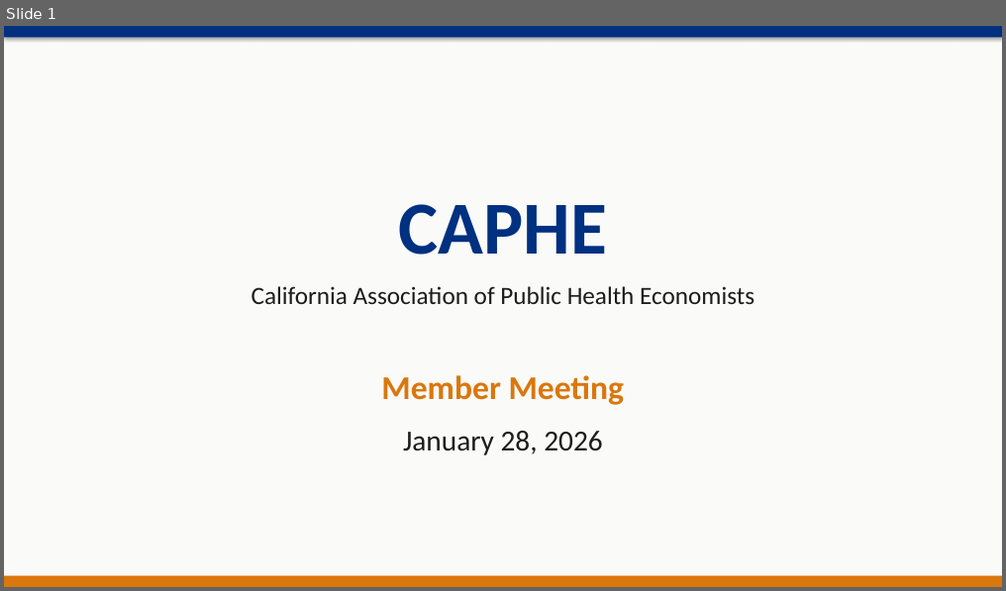
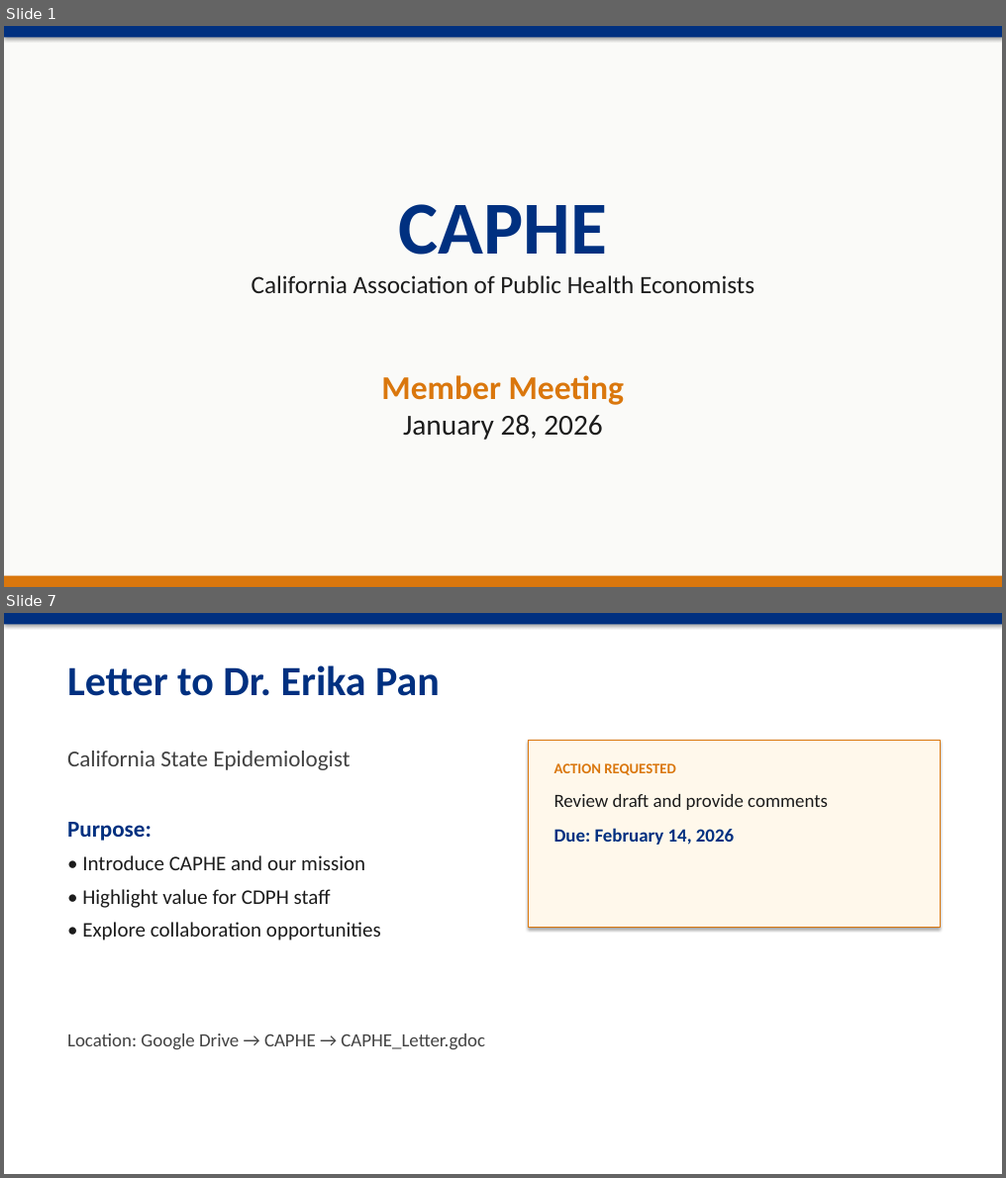
Before and after one commit to dphdame/caphe-website, a slide deck: outputs/presentations/CAPHE_Meeting_2026-01-28.pptx. Shown one above the other, each under a label of ours: slide 1 before the commit, slides 1 and 7 after it; the slides between them are not shown. The pictures are 1006x591 and 1006x1178 pixels, drawn with LibreOffice and Linux fonts; fonts in the diff are those of the drawing. Boxes give left, top, right and bottom in pixels: in the first picture for what was removed or moved away, otherwise in the second. Text is boxed around its words. In the diff, an @@ line names an element or a change of style, - is before the commit and + after.

```diff
--- a/outputs/presentations/CAPHE_Meeting_2026-01-28.pptx
+++ b/outputs/presentations/CAPHE_Meeting_2026-01-28.pptx
@@ slide 7 added at box(4, 613, 1002, 1174), background #FFFFFF @@
@@ rectangle added at box(4, 613, 1002, 624), fill #003080 @@
@@ text added at box(67, 665, 440, 696), 40 pt, text #003080, bold @@
+Letter to Dr. Erika Pan
@@ text added at box(67, 751, 381, 941), 20 pt, text #1C1C1C @@
+California State Epidemiologist
+Purpose:
+• Introduce CAPHE and our mission
+• Highlight value for CDPH staff
+• Explore collaboration opportunities
@@ rectangle added at box(528, 741, 940, 928), fill #FFF8EB, outline #DA770D 0.75 pt @@
@@ text added at box(554, 763, 828, 845), 18 pt, text #1C1C1C, bold @@
+ACTION REQUESTED
+Review draft and provide comments
+Due: February 14, 2026
@@ text added at box(67, 1034, 485, 1051), 18 pt, text #424242 @@
+Location: Google Drive → CAPHE → CAPHE_Letter.gdoc
@@ slide 1 changed as well @@
@@ text at box(252, 275, 754, 293): less space between paragraphs @@
@@ text at box(403, 415, 602, 440): less space between paragraphs @@
```
Also in this commit, not shown: 1 other slide changed, 6 other slides added, 2 slides removed, 6 other files.
